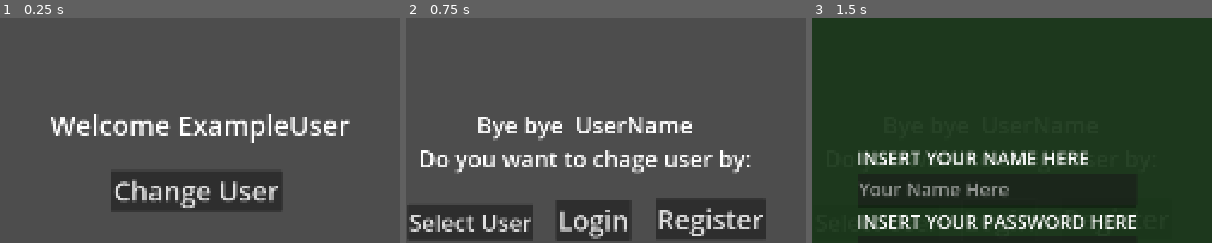
Above: before the commit, frames 1-3 (left to right).
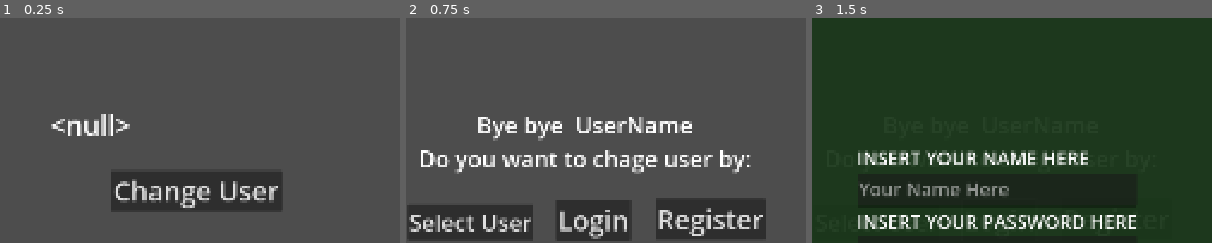
Above: after the commit, the same moments.

Repository: diablohumastudio/NvC-Data-Systems
Game: Godot game, scene res://main.tscn
The game is run twice, just before and just after one commit, with the same random seed, the same clock (stepped at 60 frames per second) and the same inputs.
Inputs:
- Up to frame 1 (0.25 s): no input
- Up to frame 2 (0.75 s): click "Change User" at 0.5 s
- Up to frame 3 (1.5 s): click "Login" at 1.25 s
The pictures show only the part of the screen within x 23-73%, y 0-50%; the shares and areas given below are measured in that part.

The runs differ from the first frame. In frame 1, 3.4% of the frame differs, in the area x 12-88%, y 42-56%; in frame 2, nothing differs; in frame 3, nothing differs.
Error before the commit: Invalid call. Nonexistent function 'set_current_user' in base 'Node (user_data_system.gd)'. (res://screens/login_register_menu/pop_ups/select_user_pop_up/selec…
Error after the commit: Invalid access to property or key 'user' on a base object of type 'Resource (UserData)'. (res://global_systems/user_data_system/user_data_system.gd:44)

Commit message:
welcome menu detail fixed

Diff:
--- a/screens/welcome_menu/welcome_menu.gd
+++ b/screens/welcome_menu/welcome_menu.gd
@@ -1,8 +1,7 @@
 extends Control
 
 func _ready() -> void:
-	#%WelcomeLabel.text = UDS.get_property(UDS.PROPERTIES.USER_NAME)
-	pass
+	%WelcomeLabel.text = UDS.get_property(UDS.PROPERTIES.USER_NAME)
 
 func _on_goto_menu_btn_pressed() -> void:
 	SMS.change_scene(GC.SCREENS_UIDS.MENU)
